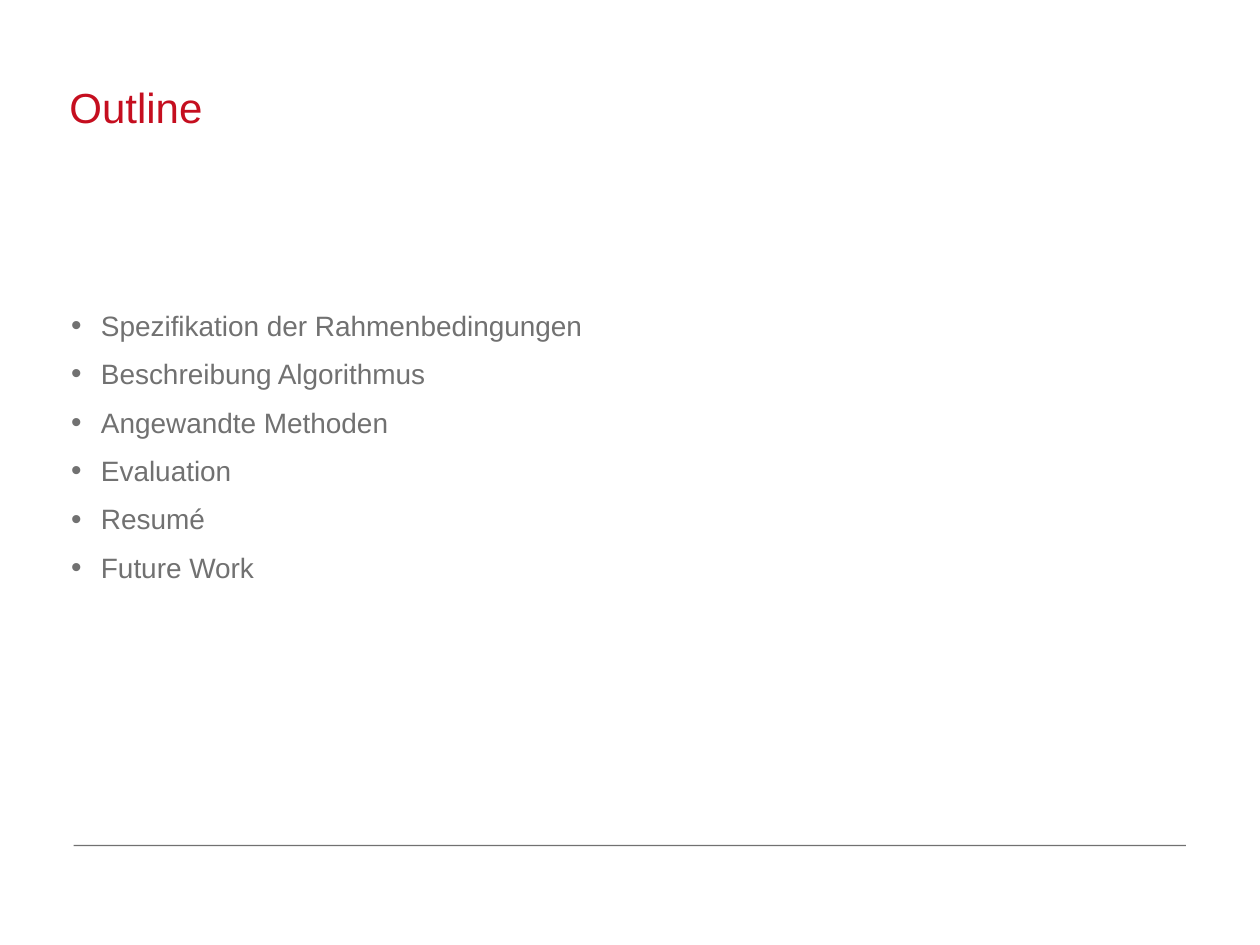
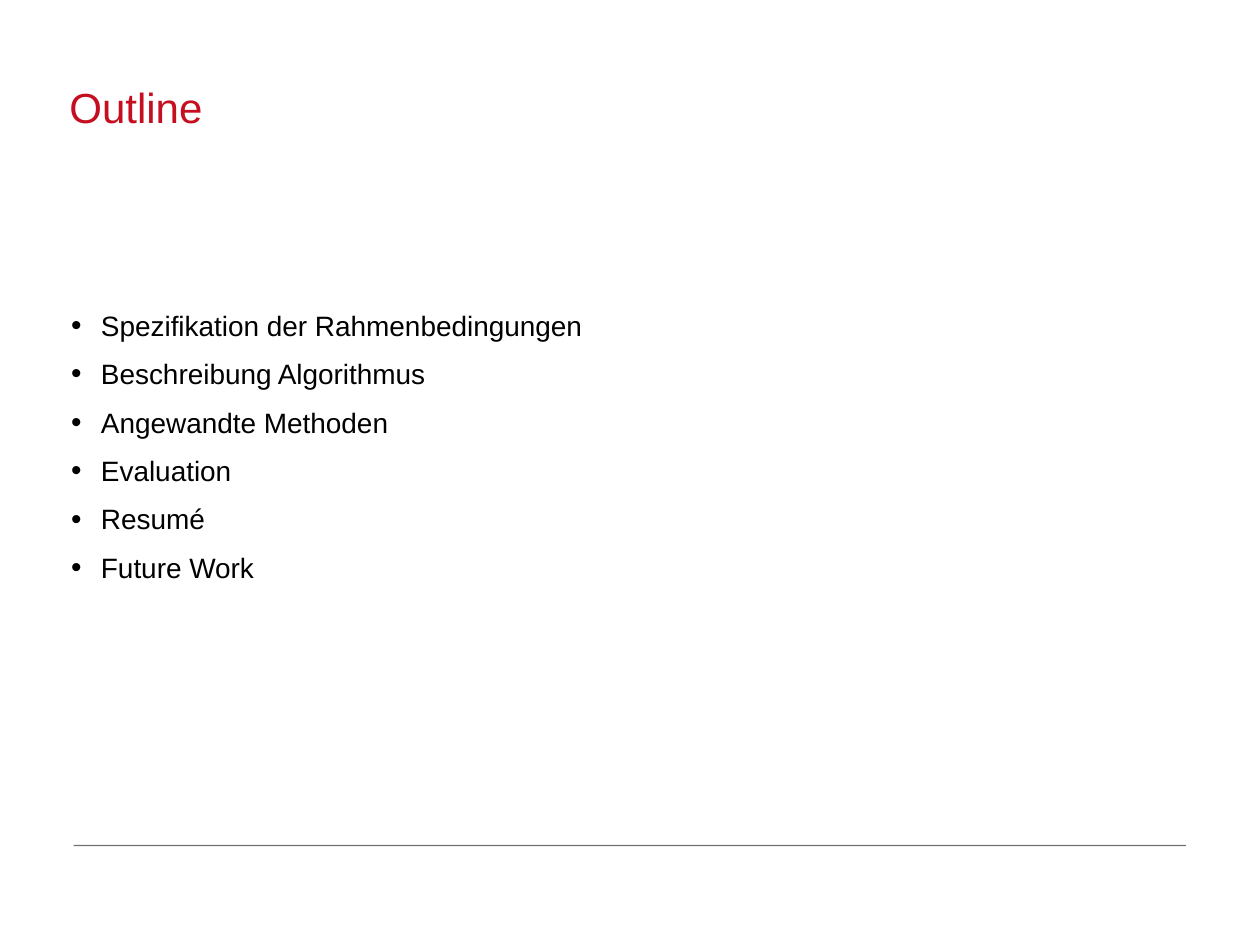
Before and after one commit to MFizz/AiF, a slide deck: slide 3 of Abschluss/Abschluss.odp. Drawn at 1260x945 pixels with LibreOffice and Linux fonts; fonts in the diff are those of the drawing; background and template pictures are left out. Boxes give left, top, right and bottom in pixels: in the first picture for what was removed or moved away, otherwise in the second. Text is boxed around its words. In the diff, an @@ line names an element or a change of style, - is before the commit and + after.

```diff
--- a/Abschluss/Abschluss.odp
+++ b/Abschluss/Abschluss.odp
@@ text "Spezifikation der Rahmenbedingungen" at bbox=[101, 315, 582, 579]: text colour #717171 to #000000 @@
```
Also in this commit, not shown: 5 other slides changed, 3 slides added, 3 slides removed, 1 other file.
